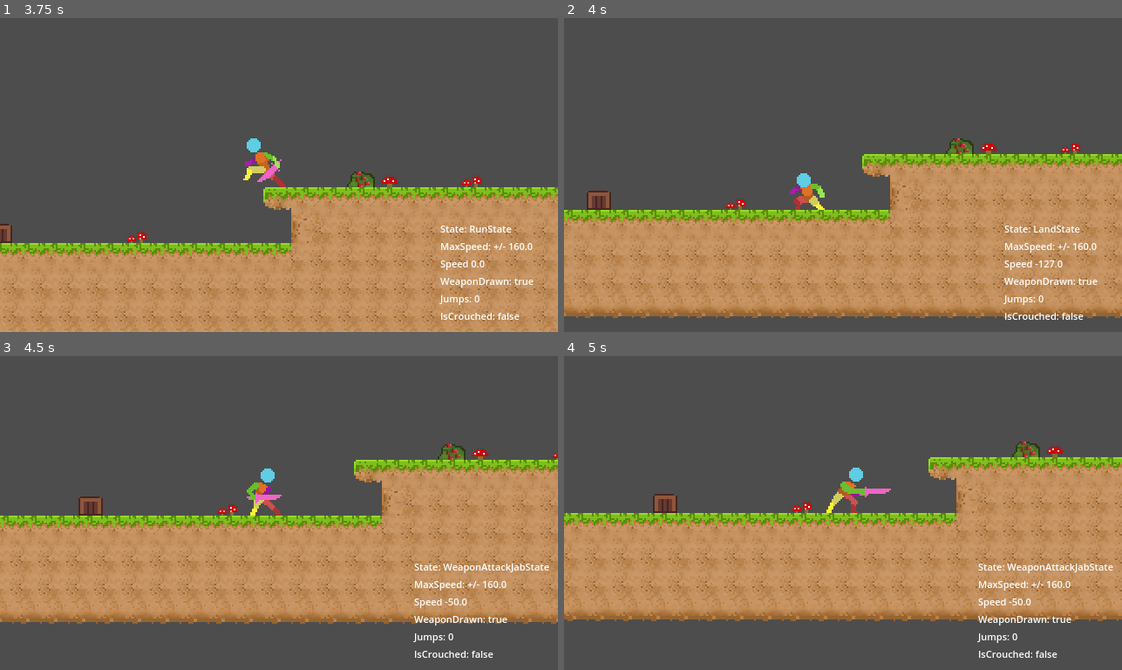
Above: before the commit, frames 1-4 (two rows, left to right).
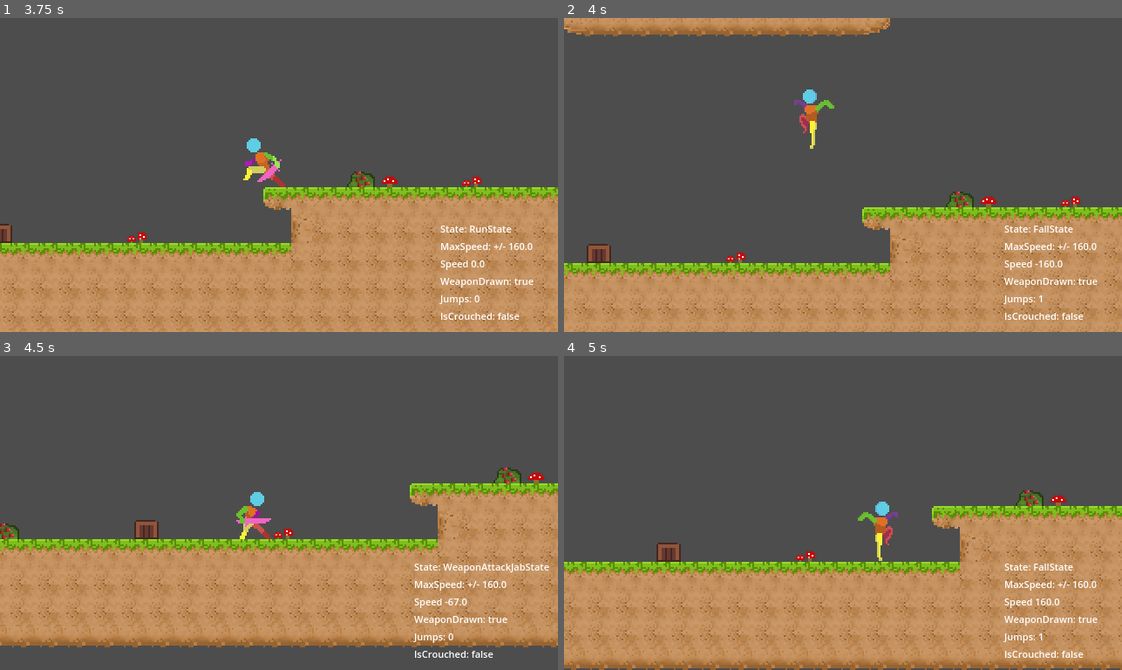
Above: after the commit, the same moments.

Repository: deanblackborough/godot-platformer
Game: Godot game, scene res://Scenes/Game.tscn
Two runs of this game, one before a commit and one after it. Both use one fixed random seed, a clock stepped at 60 frames per second and the inputs below.
Inputs:
- Up to frame 1 (3.75 s): hold D (moveRight) 0.53-2.03 s; tap Space (jump) at 0.6, 0.77, 1.07, 1.52, 1.55, 1.82, 2.3, 3.02, 3.05, 3.32, 3.6 s; tap F (attackJab) at 1.35 s; hold C (crouch) 2.03-2.78 s; hold A (moveLeft) from 2.03 s (still down); tap G (toggleWeapon) at 2.85 s
- Up to frame 2 (4 s): keep holding A (moveLeft); tap Space (jump) at 3.77 s
- Up to frame 3 (4.5 s): tap Space (jump) at 4.07 s; release A (moveLeft) at 4.28 s; hold D (moveRight) from 4.28 s (still down); tap F (attackJab) at 4.35 s
- Up to frame 4 (5 s): keep holding D (moveRight); tap Space (jump) at 4.52, 4.55, 4.82 s

Frame 1 is identical in both runs. In frame 2, 34% of the frame differs, in the area x 0-100%, y 0-100%; in frame 3, 26%; in frame 4, 41%, in the area x 0-100%, y 27-100%.

Commit message:
Move inputs checks

Diff:
--- a/Scripts/Player/Player.gd
+++ b/Scripts/Player/Player.gd
@@ -33,6 +33,8 @@
 var weapon_drawn: bool = false
 var is_crouched: bool = false
 
+var jump_pressed: bool = false
+
 var direction :float = 0.0
 var facing_direction: int = 1 # 1 is right, -1 is left
 
@@ -69,6 +71,8 @@
 	debug_max_speed.text = "MaxSpeed: +/- %s" % str(max_speed)
 	state_machine.change_state("IdleState")
 
+
+# Signals
 func _on_animation_finished(animation: StringName) -> void:
 	if state_machine.current_state:
 		state_machine.current_state.on_animation_finished(animation)
@@ -80,6 +84,7 @@
 func _on_weapon_drawn_changed(new_value: bool) -> void:
 	if state_machine.current_state:
 		state_machine.current_state.on_weapon_drawn_changed(new_value)
+
 
 func _input(event: InputEvent):
 
@@ -112,6 +117,8 @@
 			weapon_drawn = new_value
 			is_weapon_drawn_changed.emit(weapon_drawn)
 			print_debug("Weapon drawn set " + str(weapon_drawn))
+
+	jump_pressed = Input.is_action_just_pressed("jump")
 
 func _process(delta: float):
 
--- a/Scripts/Player/States/FallState.gd
+++ b/Scripts/Player/States/FallState.gd
@@ -20,10 +20,10 @@
 
 func physics_update(_delta):
 
-	var direction = Input.get_axis("moveLeft", "moveRight")
+	var direction = player.direction
 	player.velocity.x = player.apply_acceleration_in_x_in_air(direction, _delta)
 
-	if Input.is_action_just_pressed("jump"):
+	if player.jump_pressed:
 		player.queue_jump()
 		return
 
--- a/Scripts/Player/States/IdleCrouchState.gd
+++ b/Scripts/Player/States/IdleCrouchState.gd
@@ -41,6 +41,6 @@
 		player.state_machine.change_state("FallState")
 		return
 
-	if Input.is_action_just_pressed("jump"):
+	if player.jump_pressed:
 		player.queue_jump()
 		return
--- a/Scripts/Player/States/IdleState.gd
+++ b/Scripts/Player/States/IdleState.gd
@@ -40,7 +40,7 @@
 
 func physics_update(_delta):
 
-	if Input.is_action_just_pressed("jump"):
+	if player.jump_pressed:
 		player.queue_jump()
 		return
 
--- a/Scripts/Player/States/JumpState.gd
+++ b/Scripts/Player/States/JumpState.gd
@@ -16,11 +16,11 @@
 
 func physics_update(_delta):
 
-	if Input.is_action_just_pressed("jump"):
+	if player.jump_pressed:
 		player.queue_jump()
 		return
 
-	var direction = Input.get_axis("moveLeft", "moveRight")
+	var direction = player.direction
 	player.velocity.x = player.apply_acceleration_in_x_in_air(direction, _delta)
 
 	# When velocity starts going downward, switch to Fall
--- a/Scripts/Player/States/RunState.gd
+++ b/Scripts/Player/States/RunState.gd
@@ -41,6 +41,6 @@
 		player.state_machine.change_state("FallState")
 		return
 
-	if Input.is_action_just_pressed("jump"):
+	if player.jump_pressed:
 		player.queue_jump()
 		return
